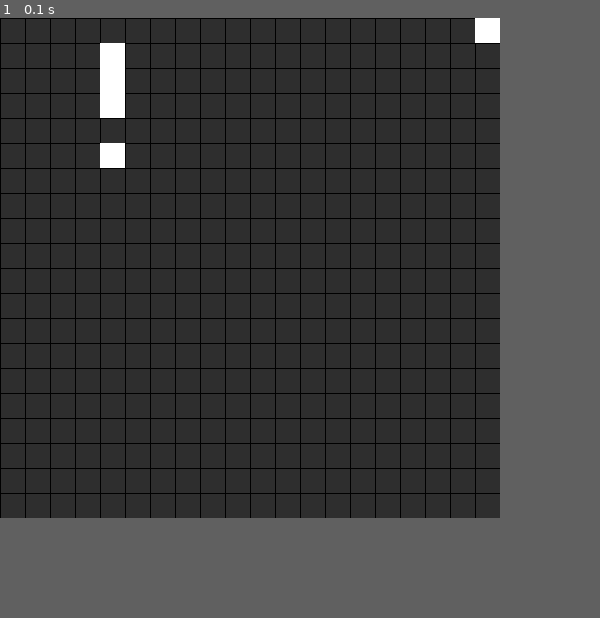
Above: before the commit, frame 1.
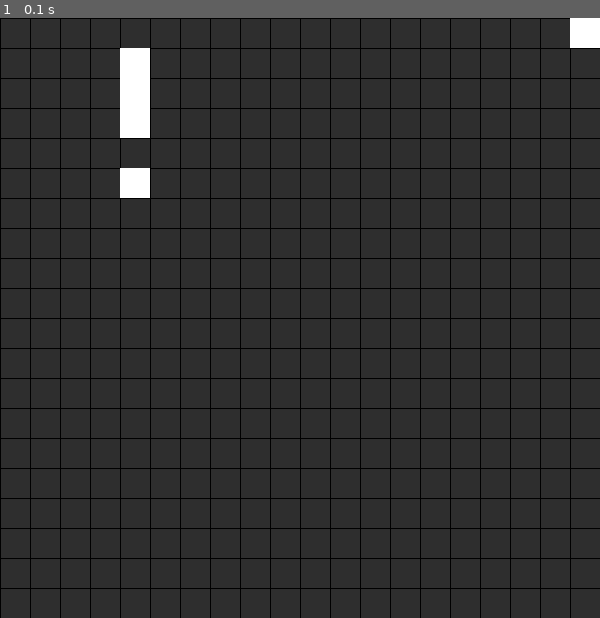
Above: after the commit, the same moment.

Repository: Froloket64/pyGameOfLife
Game: pygame game, started from life.py
Two runs of this game, one before a commit and one after it. Both use one fixed random seed, a clock stepped at 60 frames per second and the inputs below.
Inputs:
- Up to frame 1 (0.1 s): no input
In our replay, the window is 500x500 before the commit and 600x600 after it. These sizes can differ from the game's own. Grey fills any space a smaller window leaves; there, only what the larger window draws over its background counts as a difference.

The runs differ from the first frame. In frame 1, 11% of the frame differs, in the area x 0-100%, y 0-100%.

Commit message:
Work in progress... wrote some logic

Diff:
--- a/life.py
+++ b/life.py
@@ -5,6 +5,7 @@
 import sys
 
 pg.init()
+clock = pg.time.Clock()
 
 
 ## Color Constants
@@ -14,7 +15,7 @@
 
 
 ## A window instance
-windowSize = 500
+windowSize = 600
 window = pg.display.set_mode((windowSize, windowSize))  ## Setting the window's size
 window.fill(GREY)  ## Setting the window's color
 
@@ -64,6 +65,21 @@
     system('clear')
 
 
+    ## Just another way of viewing the current config.
+    ## Useful for debug, that's all.
+    dboard = ''
+    for row in board:
+        for cell in row:
+            if cell[0] == 'O':
+                dboard += '- '
+            elif cell[0] == 'X':
+                dboard += 'X '
+        dboard += '\n'
+
+    print(dboard)
+    # print(board)
+
+
     ## The cell display
     for row in board:
         for cell in row:
@@ -74,31 +90,49 @@
 
 
     ## The LOGIC!
-    ## well, it's kinda empty by now...
     ##  Plan:
-    ## 1. Get a list of all neighbors   !!!
-    ## 2. Check amount of alive ones
-    # for row in board:
-    #     for cell in row:
-    #         if cell[0] == '1':
-    #             (row).count('1')  ## ?..
+    ## 1. [ ] Get a list of all neighbors   !!!?
+    ## 2. [-] Check amount of alive ones
+    ## 3. [-] Change the cell's state
+    for row in board:
+        for cell in row:
+            isAlive = cell.split(':')[0]
+            column = int( cell.split(':')[1] )
+            line = int( cell.split(':')[2] )
+
+            isUpperAlive = board[line - 1][column][0] == 'X' if line - 1 >= 0 else False  ## Check the upper one
+            isLowerAlive = board[line - 1][column][0] == 'X' if (line + 1) & size else False  ## Check the lower one
+            isLeftAlive = board[line - 1][column][0] == 'X' if column - 1 >= 0 else False  ## Check the left one
+            isRightAlive = board[line - 1][column][0] == 'X' if (column + 1) % size else False  ## Check the right one
+
+            neighbors = 0
 
 
-    ## Just another way of viewing the current config.
-    ## Useful for debug, that's all.
-    dboard = ''
-    for row in board:
-        for each in row:
-            if each[0] == 'O':
-                dboard += '- '
-            elif each[0] == 'X':
-                dboard += 'X '
-        dboard += '\n'
+            ## Increasing the neighbor counter (when needed)
+            if isUpperAlive:
+                neighbors += 1
+            if isLowerAlive:
+                neighbors += 1
+            if isLeftAlive:
+                neighbors += 1
+            if isRightAlive:
+                neighbors += 1
 
-    print(dboard)
-    # print(board)
+            ## Modifying the cell's state, based
+            ## on the amount of neighbors
+            if isAlive == 'X':
+                if neighbors <= 1:
+                    board[line][column] = 'O' + cell[1:]
+                elif neighbors == 2 or neighbors == 3:
+                    continue
+                elif neighbors > 3:
+                    board[line][column] = 'O' + cell[1:]
+            elif isAlive == 'O':
+                if neighbors == 3:
+                    board[line][column] = 'X' + cell[1:]
 
 
-    sleep(interval)
+    pg.display.update()  ## Updating the screen ;)
 
-    pg.display.update()
+    sleep(1)  ## Waiting... (speed of the game)
+    # clock.tick(60)
